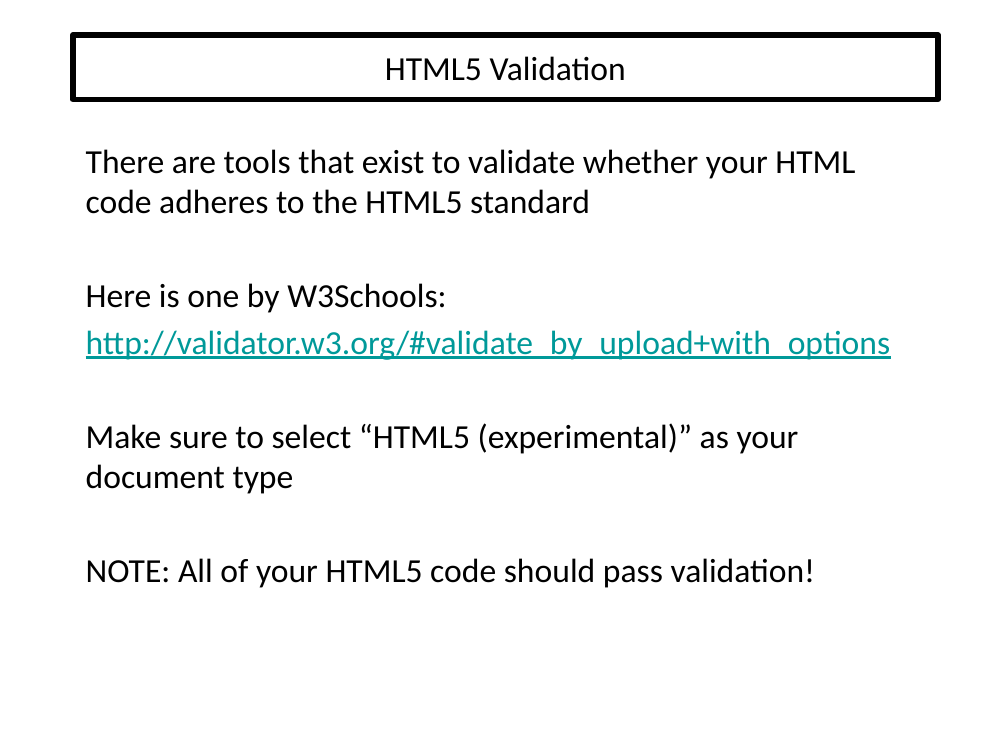
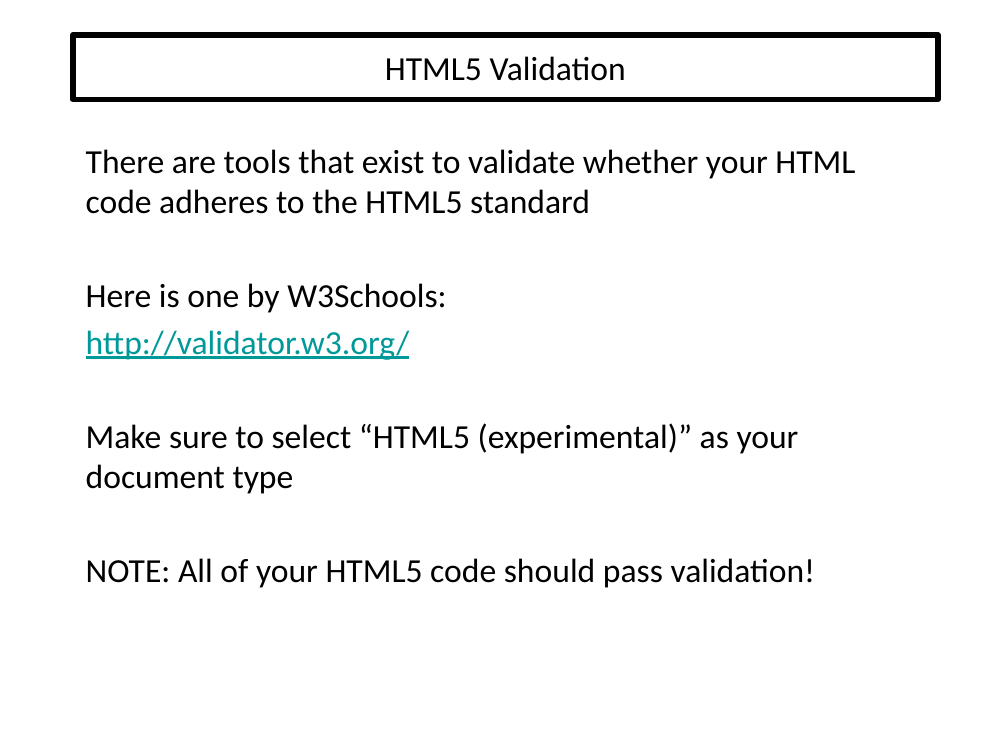
Before and after one commit to EricJPogue/www-epogue-info, a slide deck: slide 67 of CPSC-24700/Presentations/HTML5.pptx. Drawn at 1008x756 pixels with LibreOffice and Linux fonts; fonts in the diff are those of the drawing. Boxes give left, top, right and bottom in pixels: in the first picture for what was removed or moved away, otherwise in the second. Text is boxed around its words. In the diff, an @@ line names an element or a change of style, - is before the commit and + after.

Commit message:
Add session 5 documents and update HTML presentation.

```diff
--- a/CPSC-24700/Presentations/HTML5.pptx
+++ b/CPSC-24700/Presentations/HTML5.pptx
@@ text at [86, 330, 410, 360]: text changed @@
-http://validator.w3.org/#validate_by_upload+with_options
+http://validator.w3.org/
```
Also in this commit, not shown: 5 other slides changed, 5 other files.
